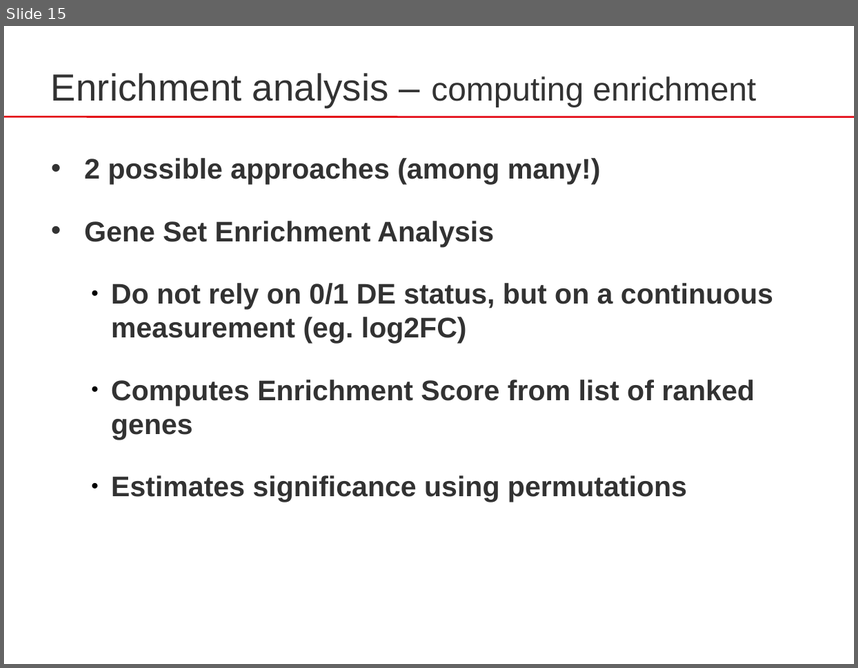
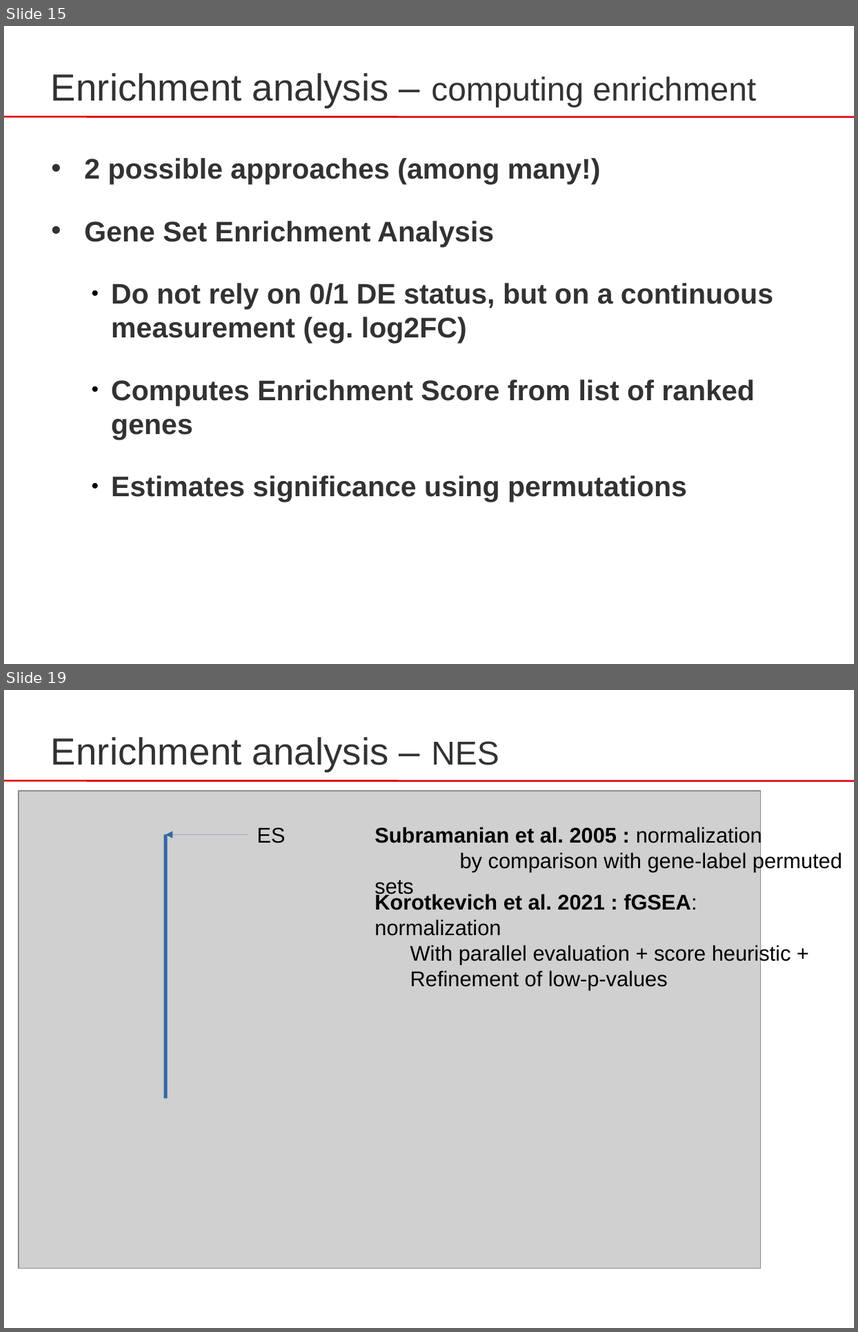
Before and after one commit to sib-swiss/RNAseq-introduction-training, a slide deck: docs/assets/pptx/RNA-Seq_07_Enrichment_analysis.pptx. Shown one above the other, each under a label of ours: slide 15 before the commit, slides 15 and 19 after it; the slides between them are not shown. The pictures are 858x668 and 858x1332 pixels, drawn with LibreOffice and Linux fonts; fonts in the diff are those of the drawing; grey boxes stand for pictures. Boxes give left, top, right and bottom in pixels: in the first picture for what was removed or moved away, otherwise in the second. Text is boxed around its words. In the diff, an @@ line names an element or a change of style, - is before the commit and + after.

Commit message:
added better description of GSEA

```diff
--- a/docs/assets/pptx/RNA-Seq_07_Enrichment_analysis.pptx
+++ b/docs/assets/pptx/RNA-Seq_07_Enrichment_analysis.pptx
@@ slide 19 added at box(4, 690, 854, 1328), background #FFFFFF; not listed: 1 template element that a slide beside it also shows @@
@@ text added at box(51, 737, 499, 771), 32 pt, text #323232 @@
+Enrichment analysis – NES
@@ picture added at box(18, 791, 760, 1268) @@
@@ line added from (165, 834) to (165, 1098), #3465A4 3 pt @@
@@ arrow added from (249, 834) to (165, 834), #3465A4 0.75 pt @@
@@ text added at box(257, 827, 286, 843), 18 pt, text #000000 @@
+ES
@@ text added at box(375, 826, 842, 872), 18 pt, text #000000 @@
+Subramanian et al. 2005 : normalization
+by comparison with gene-label permuted sets
@@ text added at box(375, 893, 791, 990), 18 pt, text #000000 @@
+Korotkevich et al. 2021 : fGSEA: normalization
+With parallel evaluation + score heuristic +
+Refinement of low-p-values
```
Also in this commit, not shown: 1 slide changed, 4 other slides added, 2 other files.
